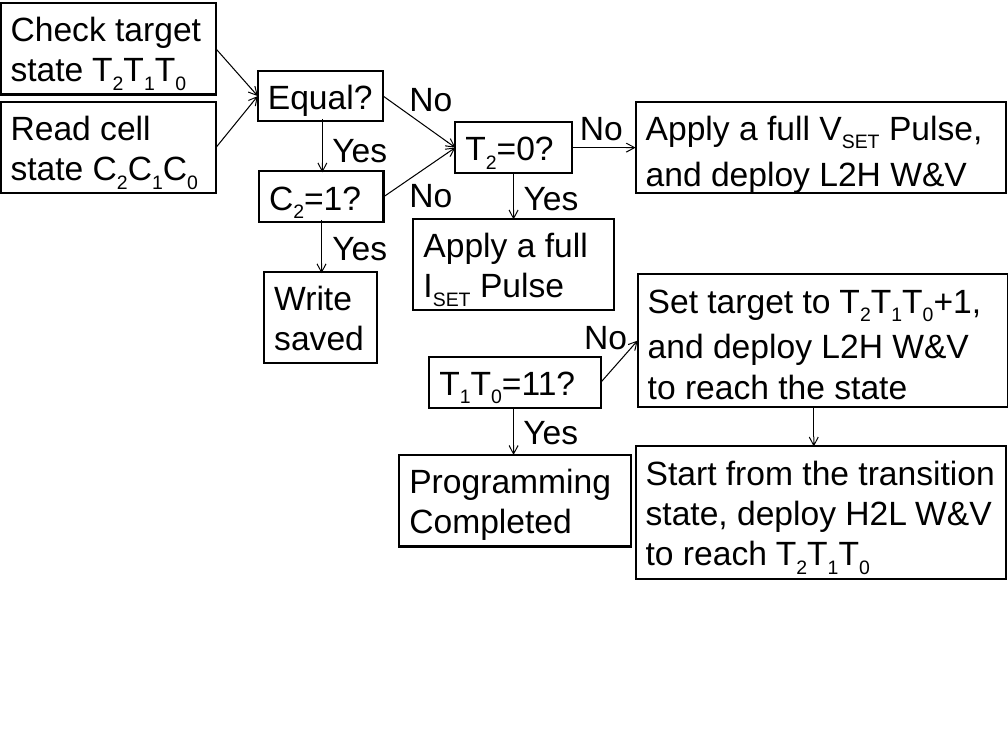
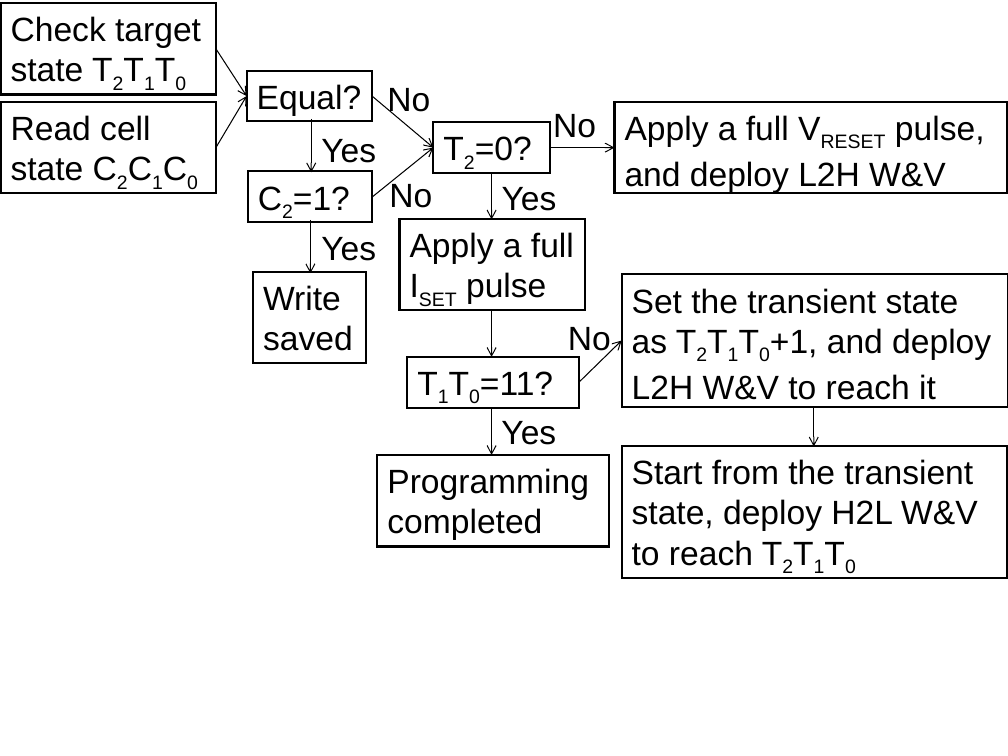
Before and after one commit to ominux/marrclm, a slide deck: slide 1 of other/reliableprog.pptx. Drawn at 1008x756 pixels with LibreOffice and Linux fonts; fonts in the diff are those of the drawing. Boxes give left, top, right and bottom in pixels: in the first picture for what was removed or moved away, otherwise in the second. Text is boxed around its words. In the diff, an @@ line names an element or a change of style, - is before the commit and + after.

```diff
--- a/other/reliableprog.pptx
+++ b/other/reliableprog.pptx
@@ arrow moved from (216, 48) - (258, 96) to (216, 48) - (247, 96) @@
@@ arrow moved from (216, 147) - (258, 96) to (216, 147) - (247, 96) @@
@@ 3 rectangles, 2 texts, 2 arrows: place and size @@
-3 rectangles, 2 texts, 2 arrows at (258,71,387,364)
+3 rectangles, 2 texts, 2 arrows at (247,71,376,364)
@@ arrow moved from (383, 96) - (456, 147) to (372, 96) - (433, 147) @@
@@ text "No": place and size @@
-text "No" at (580,117,623,141)
+text "No" at (553,114,596,138)
@@ rectangle "Apply a full VRESET pulse, ...": place and size @@
-rectangle "Apply a full VRESET pulse, ..." at (636,102,1006,194)
+rectangle "Apply a full VRESET pulse, ..." at (615,102,1007,194)
@@ text in rectangle at (625,115,985,193): text changed @@
-Apply a full VSET Pulse, and deploy L2H W&V
+Apply a full VRESET pulse, and deploy L2H W&V
@@ arrow moved from (383, 197) - (456, 147) to (372, 197) - (433, 147) @@
@@ rectangle "T2=0?": place and size @@
-rectangle "T2=0?" at (456,122,573,172)
+rectangle "T2=0?" at (433,122,550,172)
@@ arrow moved from (572, 147) - (636, 147) to (549, 147) - (615, 147) @@
@@ rectangle "Apply a full ISET pulse": place and size @@
-rectangle "Apply a full ISET pulse" at (413,219,614,310)
+rectangle "Apply a full ISET pulse" at (399,219,585,310)
@@ text in rectangle at (410,232,574,304): text changed @@
-Apply a full ISET Pulse
+Apply a full ISET pulse
@@ rectangle "Set the transient state as ...": place and size @@
-rectangle "Set the transient state as ..." at (638,274,1008,406)
+rectangle "Set the transient state as ..." at (622,274,1008,406)
@@ text in rectangle at (632,288,991,400): text changed @@
-Set target to T2T1T0+1,
-and deploy L2H W&V
-to reach the state
+Set the transient state as T2T1T0+1, and deploy L2H W&V to reach it
@@ arrow added from (492, 309) to (492, 357), #000000 0.75 pt @@
@@ text "No": place and size @@
-text "No" at (584,326,627,356)
+text "No" at (568,327,611,357)
@@ arrow moved from (601, 382) - (638, 341) to (579, 382) - (622, 341) @@
@@ 4 texts, 2 rectangles, 2 arrows: place and size @@
-4 texts, 2 rectangles, 2 arrows at (399,88,631,546)
+4 texts, 2 rectangles, 2 arrows at (377,88,609,546)
@@ rectangle "Start from the transient state, ...": place and size @@
-rectangle "Start from the transient state, ..." at (636,447,1006,579)
+rectangle "Start from the transient state, ..." at (622,446,1007,578)
@@ text in rectangle at (387,468,589,540): text changed @@
-Programming Completed
+Programming completed
@@ text in rectangle at (632,459,977,566): text changed @@
-Start from the transition state, deploy H2L W&V to reach T2T1T0
+Start from the transient state, deploy H2L W&V to reach T2T1T0
```
Also in this commit, not shown: 1 slide removed, 6 other files.
